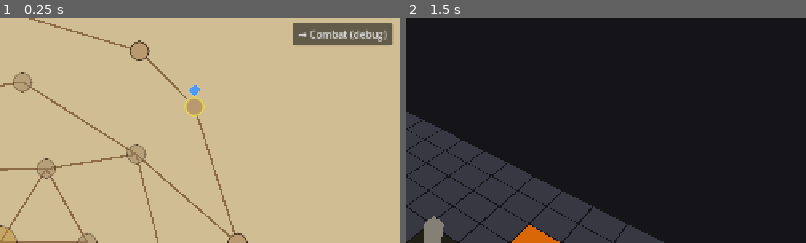
Above: before the commit, frames 1-2 (left to right).
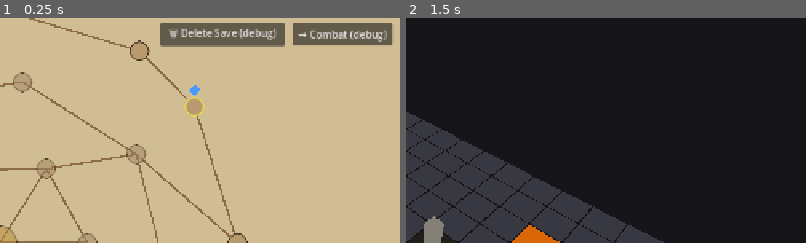
Above: after the commit, the same moments.

Repository: caleb-the-dev/RogueFinder
Game: Godot game, scene res://scenes/map/MapScene.tscn
Same seed, same stepped clock (60 frames per second), same inputs: the game is played once before the commit and once after it. This scene is started directly instead of the project's main scene. The engine's default icon, where the game draws it, is replaced by a stand-in: a white triangle on a blue panel in a dark square.
Inputs:
- Up to frame 1 (0.25 s): no input
- Up to frame 2 (1.5 s): click "→ Combat (debug)" at 0.5 s; click "Redo (Reroll)" at 1.25 s
The pictures show only the part of the screen within x 50-100%, y 0-50%; the shares and areas given below are measured in that part.

The runs differ from the first frame. In frame 1, 3.3% of the frame differs, in the area x 40-72%, y 2-13%; in frame 2, nothing differs.

Commit message:
feat(debug): add Delete Save button to map UI chrome
Wipes user://save.json and reloads the map scene for a clean fresh-run state.
Useful for testing node type assignment, seed generation, and traversal from scratch.

Co-Authored-By: Claude Sonnet 4.6 <noreply@anthropic.com>

Diff:
--- a/rogue-finder/scripts/map/MapManager.gd
+++ b/rogue-finder/scripts/map/MapManager.gd
@@ -244,6 +244,13 @@
 	btn.position = Vector2(VIEWPORT_SIZE.x - 172.0, 8.0)
 	btn.pressed.connect(_on_debug_combat_pressed)
 	add_child(btn)
+
+	var del_btn := Button.new()
+	del_btn.text = "🗑 Delete Save (debug)"
+	del_btn.size = Vector2(200.0, 36.0)
+	del_btn.position = Vector2(VIEWPORT_SIZE.x - 172.0 - 212.0, 8.0)
+	del_btn.pressed.connect(_on_debug_delete_save_pressed)
+	add_child(del_btn)
 
 func _create_map_container() -> void:
 	_map_container = Node2D.new()
@@ -456,3 +463,7 @@
 
 func _on_debug_combat_pressed() -> void:
 	get_tree().change_scene_to_file("res://scenes/combat/CombatScene3D.tscn")
+
+func _on_debug_delete_save_pressed() -> void:
+	GameState.delete_save()
+	get_tree().reload_current_scene()
